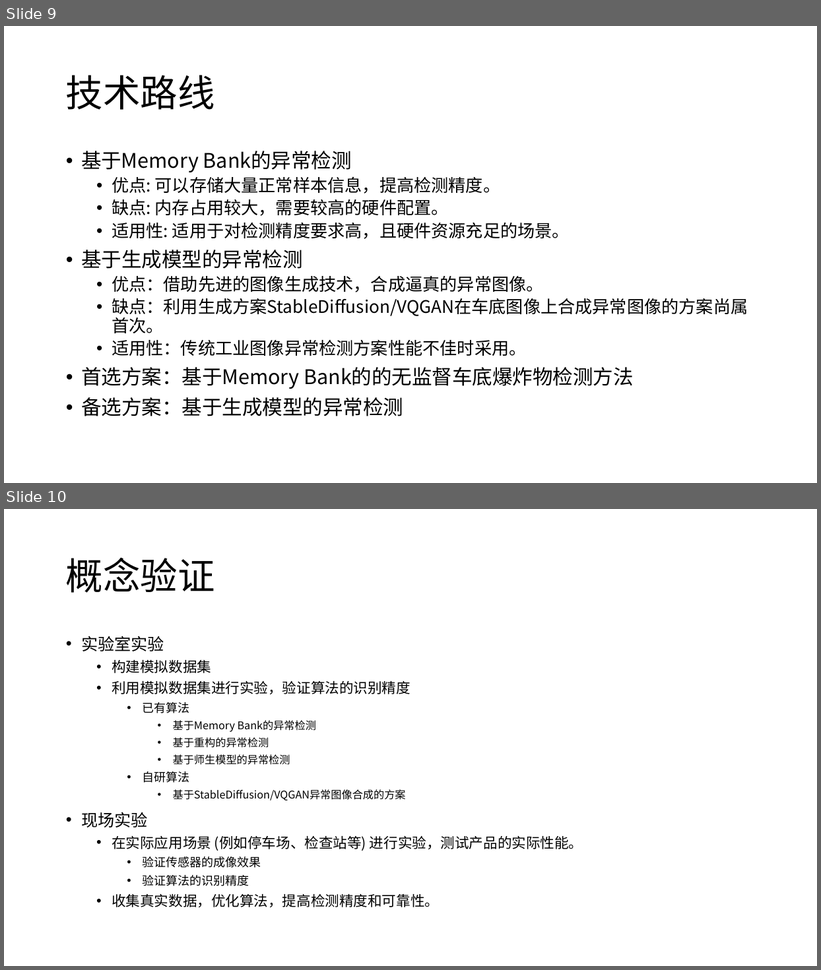
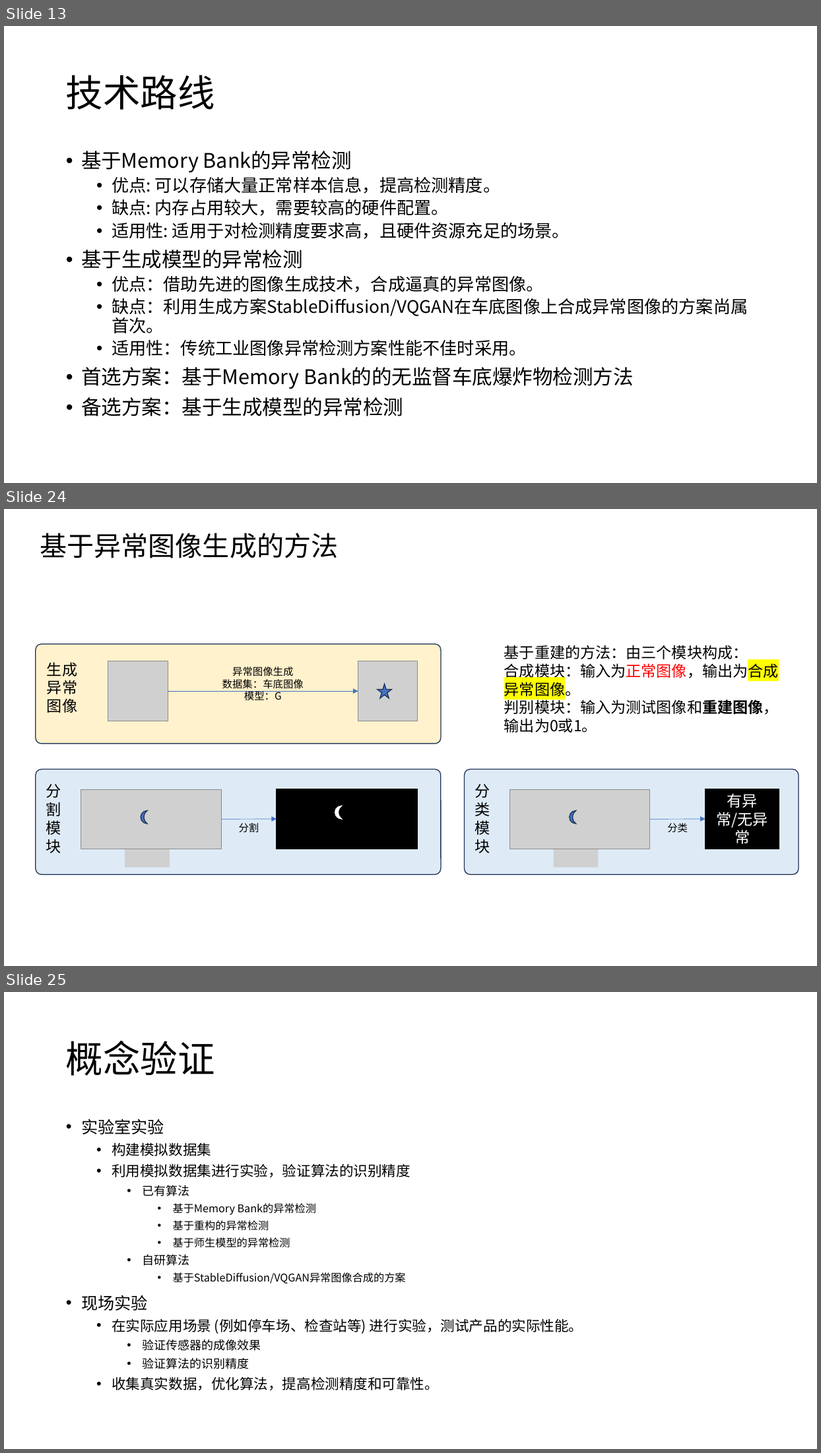
Before and after one commit to lizhenbang56/Papers, a slide deck: papers/车底检测/车底爆炸物检测装置产品立项报告.pptx. Shown one above the other, each under a label of ours: slides 9 and 10 before the commit, slides 13, 24 and 25 after it; the slides between them are not shown. The pictures are 821x970 and 821x1453 pixels, drawn with LibreOffice and Linux fonts; fonts in the diff are those of the drawing; grey boxes stand for pictures. Boxes give left, top, right and bottom in pixels: in the first picture for what was removed or moved away, otherwise in the second. Text is boxed around its words. In the diff, an @@ line names an element or a change of style, - is before the commit and + after.

```diff
--- a/papers/车底检测/车底爆炸物检测装置产品立项报告.pptx
+++ b/papers/车底检测/车底爆炸物检测装置产品立项报告.pptx
@@ slide 24 added at bbox=[4, 509, 817, 966], background #FFFFFF @@
@@ title added at bbox=[40, 533, 339, 559], 32 pt, text #000000 @@
+基于异常图像生成的方法
@@ rounded rectangle added at bbox=[36, 644, 442, 744], fill #FFF2CC, outline #1E3256 1 pt @@
@@ text added at bbox=[504, 645, 779, 733], 18 pt, text #000000 @@
+基于重建的方法：由三个模块构成：
+合成模块：输入为正常图像，输出为合成异常图像。
+判别模块：输入为测试图像和重建图像，输出为0或1。
@@ text added at bbox=[47, 662, 77, 713], 18 pt, text #000000 @@
+生成异常图像
@@ picture added at bbox=[108, 661, 168, 722] @@
@@ text added at bbox=[222, 667, 304, 700], 12 pt, text #000000 @@
+异常图像生成
+数据集：车底图像
+模型：G
@@ picture added at bbox=[358, 661, 418, 722] @@
@@ star added at bbox=[378, 684, 391, 698], fill #4472C4, outline #1E3256 1 pt @@
@@ arrow added from (168, 691) to (358, 691), #4472C4 0.5 pt @@
@@ rounded rectangle added at bbox=[36, 770, 442, 875], fill #DEEBF7, outline #1E3256 1 pt @@
@@ text added at bbox=[46, 784, 61, 854], 18 pt, text #000000 @@
+分割模块
@@ rounded rectangle added at bbox=[465, 770, 799, 875], fill #DEEBF7, outline #1E3256 1 pt @@
@@ text added at bbox=[475, 784, 490, 854], 18 pt, text #000000 @@
+分类模块
@@ picture added at bbox=[81, 789, 221, 850] @@
@@ rectangle added at bbox=[277, 789, 417, 849], fill #000000, outline #000000 1 pt @@
@@ picture added at bbox=[510, 789, 650, 850] @@
@@ rectangle added at bbox=[706, 789, 780, 849], fill #000000, outline #000000 1 pt, 18 pt, text #FFFFFF @@
+有异常/无异常
@@ moon added at bbox=[141, 811, 147, 824], fill #4472C4, outline #1E3256 1 pt @@
@@ arrow added from (221, 819) to (277, 819), #4472C4 0.5 pt @@
@@ text added at bbox=[239, 823, 259, 833], 12 pt, text #000000 @@
+分割
@@ moon added at bbox=[335, 806, 342, 819], fill #FFFFFF, outline #FFFFFF 1 pt @@
@@ moon added at bbox=[570, 811, 576, 824], fill #4472C4, outline #1E3256 1 pt @@
@@ arrow added from (650, 819) to (706, 819), #4472C4 0.5 pt @@
@@ text added at bbox=[667, 823, 688, 832], 12 pt, text #000000 @@
+分类
@@ picture added at bbox=[125, 848, 170, 867] @@
@@ picture added at bbox=[554, 848, 599, 867] @@
@@ what was slide 9 is now slide 13 @@
@@ what was slide 10 is now slide 25 @@
```
Also in this commit, not shown: 16 other slides added, 37 other files.
